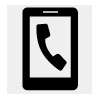
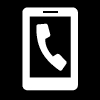
Layered file, before and after one edit (100 × 100). Changes by layer:
painted on "Pasted Layer" over (x1=7, y1=5, x2=92, y2=94)
painted on "Background" over (x1=0, y1=0, x2=100, y2=100)
